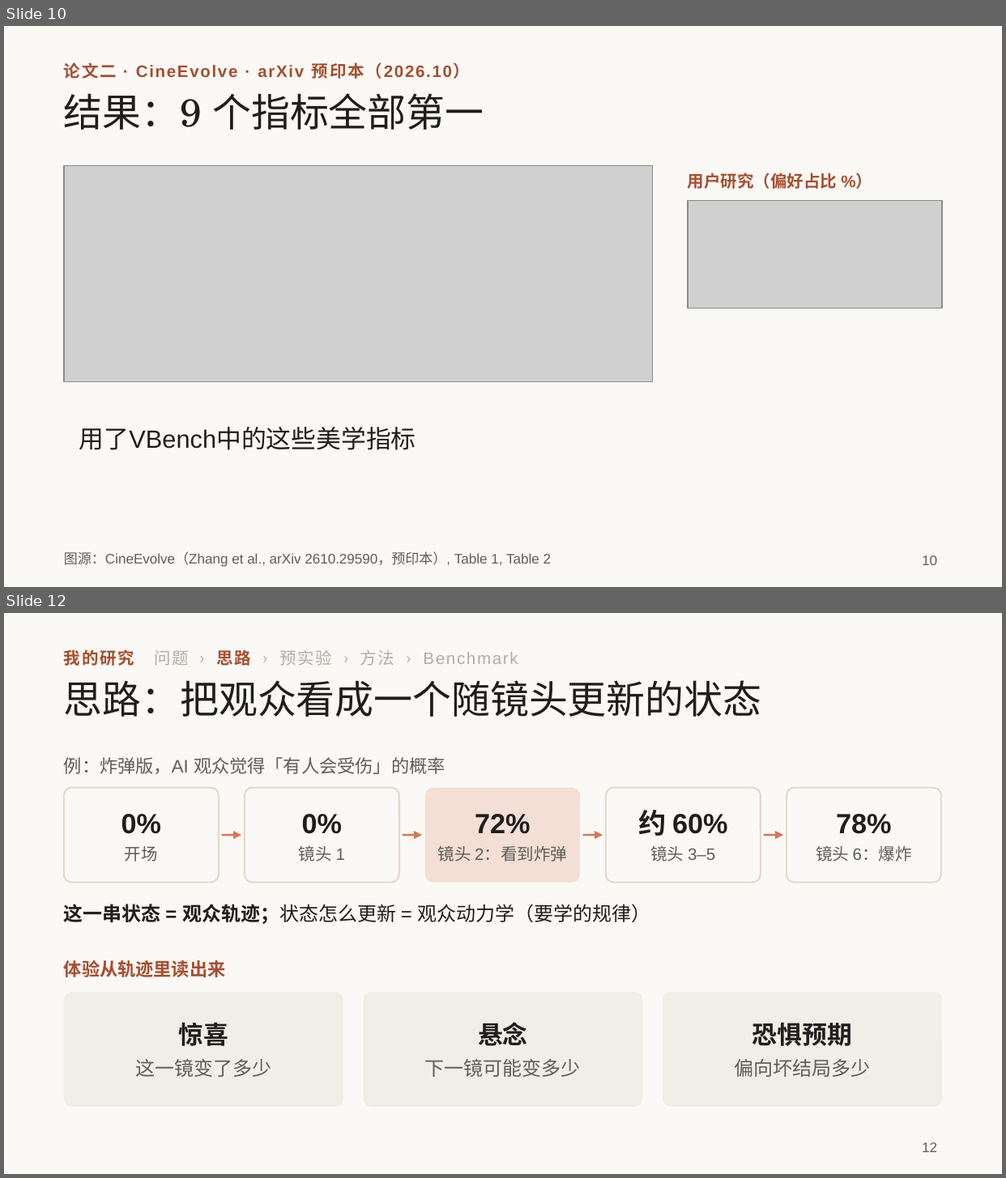
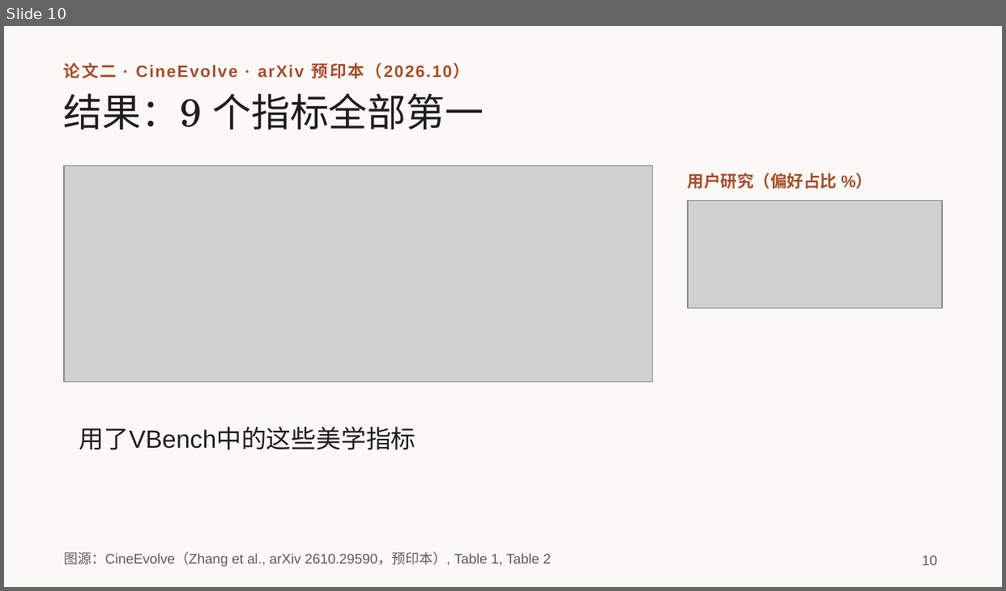
Before and after one commit to irving-2222/ICML, a slide deck: talk/研究分享_从多智能体协作到自进化.pptx. Shown one above the other, each under a label of ours: slides 10 and 12 before the commit, slide 10 after it; the slides between them are not shown. The pictures are 1006x1178 and 1006x591 pixels, drawn with LibreOffice and Linux fonts; fonts in the diff are those of the drawing; grey boxes stand for pictures. Boxes give left, top, right and bottom in pixels: in the first picture for what was removed or moved away, otherwise in the second. Text is boxed around its words. In the diff, an @@ line names an element or a change of style, - is before the commit and + after.

```diff
--- a/talk/研究分享_从多智能体协作到自进化.pptx
+++ b/talk/研究分享_从多智能体协作到自进化.pptx
@@ slide 12 removed at <box>4,613,1002,1174</box>, background #FAF9F5 @@
@@ text removed at <box>64,649,518,666</box> @@
-我的研究 问题 › 思路 › 预实验 › 方法 › Benchmark
@@ title removed at <box>64,680,761,717</box> @@
-思路：把观众看成一个随镜头更新的状态
@@ text removed at <box>64,757,445,774</box> @@
-例：炸弹版，AI 观众觉得「有人会受伤」的概率
@@ rounded rectangle removed at <box>64,788,219,883</box> @@
@@ rounded rectangle removed at <box>245,788,399,883</box> @@
@@ rounded rectangle removed at <box>425,788,580,883</box> @@
@@ rounded rectangle removed at <box>606,788,761,883</box> @@
@@ rounded rectangle removed at <box>786,788,941,883</box> @@
@@ text removed at <box>121,814,161,862</box> @@
-0%
-开场
@@ text removed at <box>299,814,345,862</box> @@
-0%
-镜头 1
@@ text removed at <box>438,814,567,862</box> @@
-72%
-镜头 2：看到炸弹
@@ text removed at <box>638,810,728,862</box> @@
-约 60%
-镜头 3–5
@@ text removed at <box>816,814,912,862</box> @@
-78%
-镜头 6：爆炸
@@ arrow removed from (222, 836) to (241, 836) @@
@@ arrow removed from (403, 836) to (422, 836) @@
@@ arrow removed from (583, 836) to (603, 836) @@
@@ arrow removed from (764, 836) to (783, 836) @@
@@ text removed at <box>64,904,651,924</box> @@
-这一串状态 = 观众轨迹；状态怎么更新 = 观众动力学（要学的规律）
@@ text removed at <box>64,960,226,977</box> @@
-体验从轨迹里读出来
@@ rounded rectangle removed at <box>64,992,343,1107</box> @@
@@ rounded rectangle removed at <box>364,992,642,1107</box> @@
@@ rounded rectangle removed at <box>663,992,942,1107</box> @@
@@ text removed at <box>135,1022,271,1077</box> @@
-惊喜
-这一镜变了多少
@@ text removed at <box>425,1022,581,1077</box> @@
-悬念
-下一镜可能变多少
@@ text removed at <box>734,1023,870,1077</box> @@
-恐惧预期
-偏向坏结局多少
@@ page number removed at <box>922,1143,937,1152</box> @@
-12
```
Also in this commit, not shown: 2 slides changed, 3 slides added, 2 other slides removed, 1 other file.
